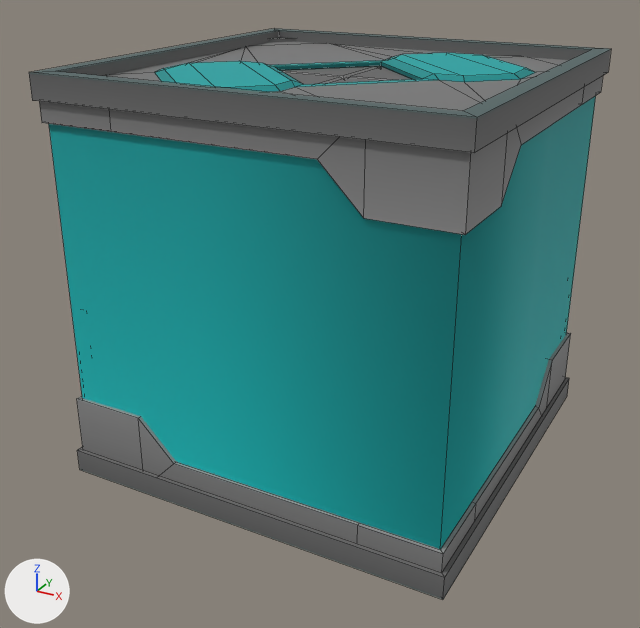
The FBX model Assets/BubbleTank/Bubble Tank.fbx, before and after one commit.
The view is the same before and after, from a 50 mm lens placed at (9.98, -19.39, 13.04), pointed at (-0.26, -0.78, 3.73). Lighting does not change. The marker at lower left points along +X, +Y and +Z. Mesh edges are drawn as thin lines. Vertices at the same position are counted once.

Script lines for the objects in view, before the commit:
```python
me_cube_002 = bpy.data.meshes.new('Cube.002')
me_cube_002.from_pydata(...)  # 459 vertices, 401 faces; spans x -5.1..5.1, y -5.1..5.1, z -0.1..10.1
me_cube_002.materials.append(mat_tank_tex)  # picture img_tank_tex_png
# before: 84 (-4.9, -4.9, 9.0), 85 (4.9, 4.9, 9.0), 86 (4.9, -4.9, 9.0), 87 (-4.9, 4.9, 9.0), 100 (4.85, 4.85, 4.5)
# before: 101 (4.85, 4.45, 4.5), 102 (4.45, 4.45, 4.5), 103 (4.45, 4.85, 4.5), 116 (-4.85, -4.85, 4.5), 117 (-4.85, -4.45, 4.5)
# before: 118 (-4.45, -4.45, 4.5), 119 (-4.45, -4.85, 4.5), 236 (-4.8, 4.8, 9.9), 237 (-4.0, 4.8, 9.9), 238 (-4.8, 4.0, 9.9)
ob_cube_001 = bpy.data.objects.new('Cube.001', me_cube_002)
ob_cube_001.location = (0.0, 0.0, 0.0)
```
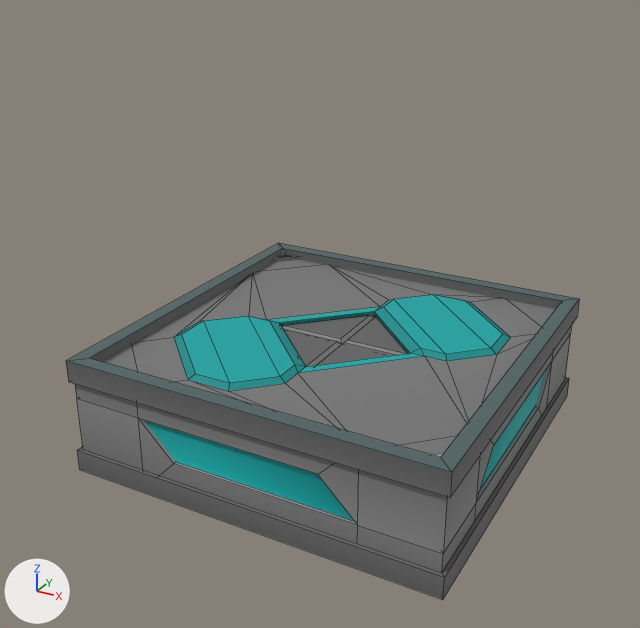
The newer file adds a shape key; the second version is drawn at full value of the shape key 'Tank Closed' of 'Cube.001', and the change is written as the vertex moves it makes.

Where the change shows, as pixel boxes (x1, y1, x2, y2) in the pictures (640 x 628 px; the box of a moved part takes in the faces that stretch with it):
'Cube.001', reshaped (12% narrower, 38% shorter): before (29, 28, 611, 599); after (66, 243, 579, 599)
part 1 of me_cube_002, moved or reshaped: before (280, 66, 381, 79); after (281, 315, 374, 344)
part 2 of me_cube_002, moved or reshaped: before (331, 78, 381, 83); after (317, 343, 394, 365)
part 3 of me_cube_002, moved or reshaped: before (349, 66, 411, 81); after (344, 315, 407, 355)
part 4 of me_cube_002, moved or reshaped: before (284, 72, 342, 84); after (283, 329, 342, 367)
part 5 of me_cube_002, moved or reshaped: before (39, 76, 603, 235); after (75, 325, 572, 553)
part 6 of me_cube_002, moved or reshaped: before (29, 28, 611, 153); after (66, 243, 579, 497)
part 7 of me_cube_002, moved or reshaped: before (106, 42, 569, 111); after (103, 260, 555, 455)
part 8 of me_cube_002, moved or reshaped: before (269, 37, 296, 43); after (273, 254, 298, 262)
part 9 of me_cube_002, moved or reshaped: before (49, 96, 596, 549); after (144, 370, 546, 521)

Patch to the scene script:
```diff
--- a/Assets/BubbleTank/Bubble Tank.fbx.py
+++ b/Assets/BubbleTank/Bubble Tank.fbx.py
@@ me_cube_002 @@
 me_cube_002.from_pydata(...)  # 459 vertices, 401 faces; spans x -5.1..5.1, y -5.1..5.1, z -0.1..10.1
 # used by ob_cube_001; location = (0.0, 0.0, 0.0)
+# me_cube_002 part 1: the loose piece of 20 vertices spanning x -3.0..0.0, y 0.0..3.0, z 9.2..9.7 is moved by (0.0, 0.0, -7.0)
+# me_cube_002 part 2: the loose piece of 20 vertices spanning x 0.0..3.0, y -3.0..0.0, z 9.2..9.7 is moved by (0.0, 0.0, -7.0)
+# me_cube_002 part 3: the loose piece of 20 vertices spanning x 0.0..3.0, y 0.0..3.0, z 9.2..9.7 is moved by (0.0, 0.0, -7.0)
+# me_cube_002 part 4: the loose piece of 20 vertices spanning x -3.0..0.0, y -3.0..0.0, z 9.2..9.7 is moved by (0.0, 0.0, -7.0)
+# me_cube_002 part 5: the loose piece of 56 vertices spanning x -5.0..5.0, y -5.0..5.0, z 8.0..10.0 is moved by (0.0, 0.0, -7.0)
+# me_cube_002 part 6: the loose piece of 20 vertices spanning x -5.1..5.1, y -5.1..5.1, z 9.5..10.1 is moved by (0.0, 0.0, -7.0)
+# me_cube_002 part 7: the loose piece of 108 vertices spanning x -4.8..4.8, y -4.8..4.8, z 9.0..9.9 is moved by (0.0, 0.0, -7.0)
+# me_cube_002 part 8: the loose piece of 6 vertices spanning x -4.8..-4.0, y 4.0..4.8, z 8.1..9.9 is moved by (0.0, 0.0, -7.0)
+# me_cube_002 part 9
+for i in [*range(100, 104), *range(116, 120)]: me_cube_002.vertices[i].co += Vector((0.0, 0.0, -3.0))
+for i in [*range(84, 88), 236, 237, 238]: me_cube_002.vertices[i].co += Vector((0.0, 0.0, -7.0))
 me_cube_002.materials.append(mat_tank_tex)
```
